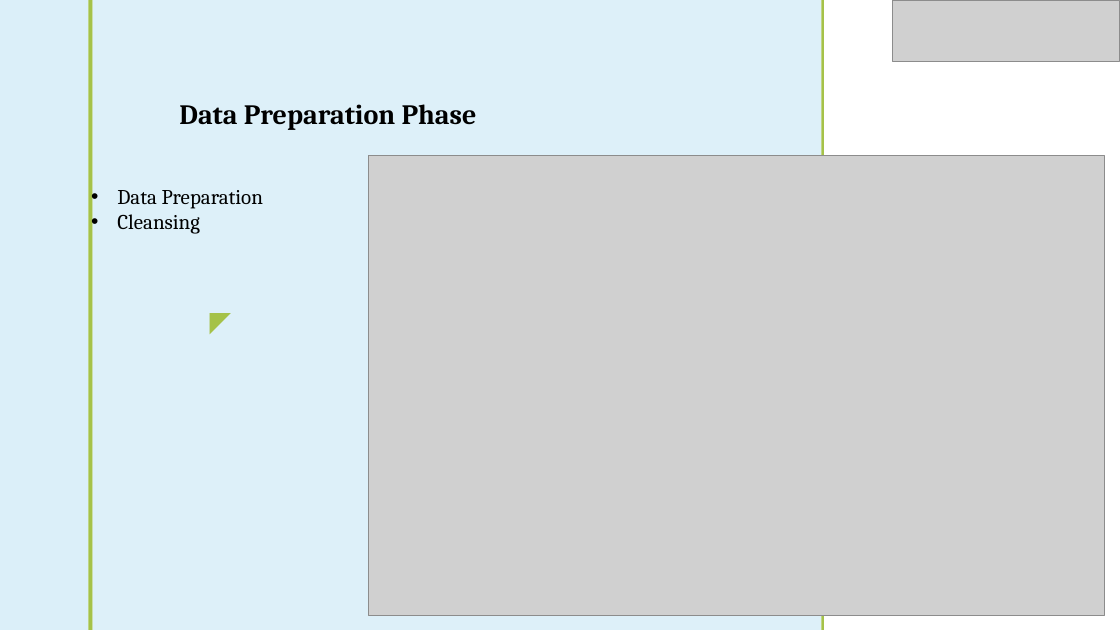
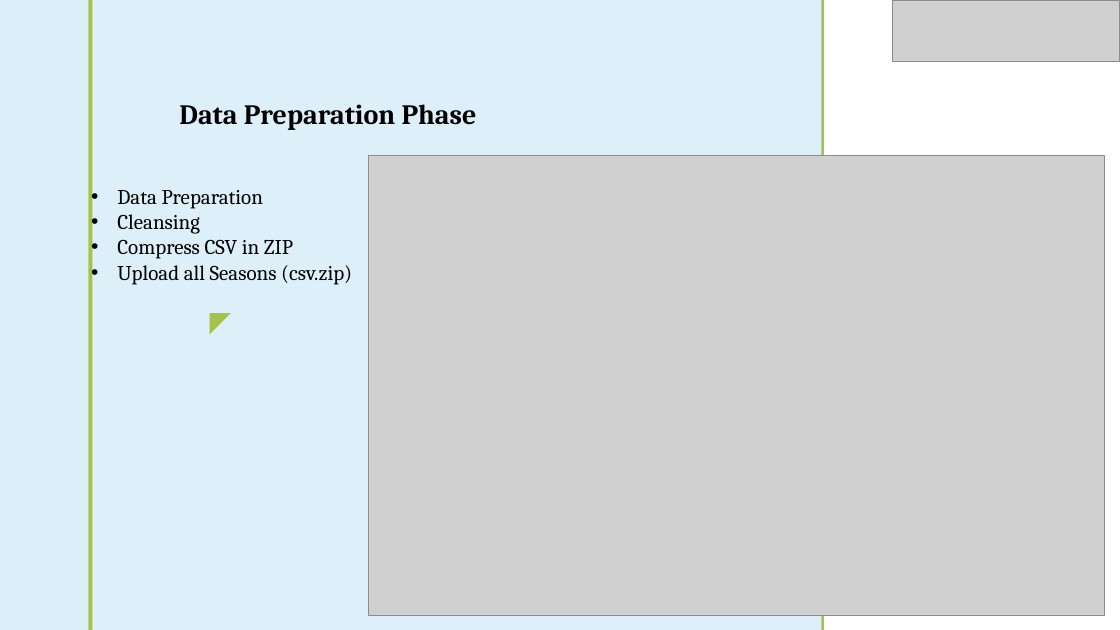
Before and after one commit to turoprophet/DAWA_DWH, a slide deck: slide 9 of DAWA.pptx. Drawn at 1120x630 pixels with LibreOffice and Linux fonts; fonts in the diff are those of the drawing; grey boxes stand for pictures; background and template pictures are left out. Boxes give left, top, right and bottom in pixels: in the first picture for what was removed or moved away, otherwise in the second. Text is boxed around its words. In the diff, an @@ line names an element or a change of style, - is before the commit and + after.

```diff
--- a/DAWA.pptx
+++ b/DAWA.pptx
@@ text at (117, 239, 352, 285): paragraphs added @@
+• Compress CSV in ZIP
+• Upload all Seasons (csv.zip)
```
Also in this commit, not shown: 2 other slides changed, 1 other file.
